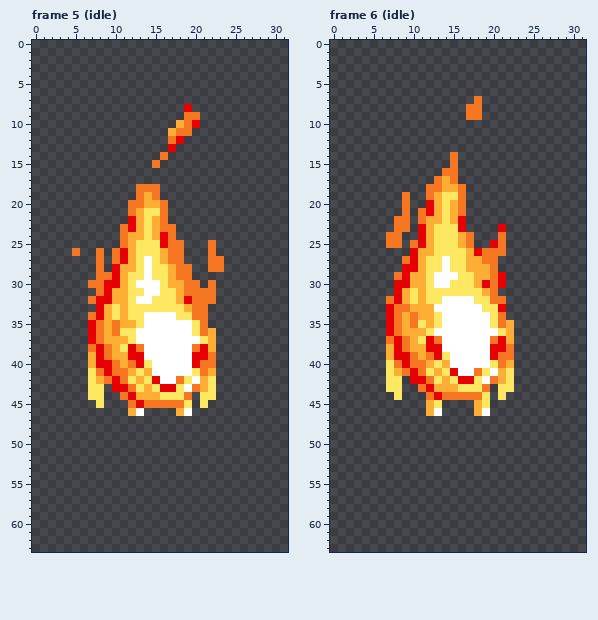
Pixel-art file, stored at assets/enerjim/enerjim-toppart-work-bak.aseprite. Above is the file before it was changed.
32x64 pixels, 18 frames. Shown: frame 5 (idle), frame 6 (idle). The commit also changed other frames, which this record leaves out.
Now the later version:
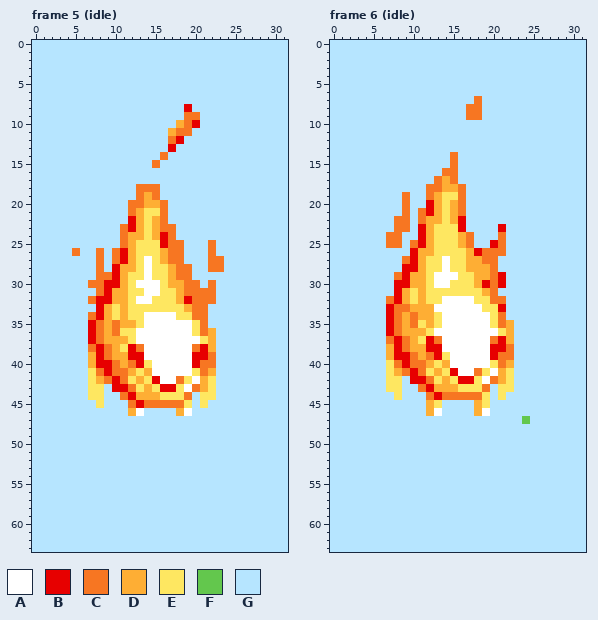
Palette (. is transparent): A #ffffff  B #e70000  C #f77622  D #feae34  E #fee761  F #63c74d  G #b6e5ff
Changes in this commit:
layer "Layer 1" now shown
Changed rows in their new state; - is an unchanged pixel.
Frame 5 (idle), layer "Layer 1":
first column x 0:
 0 GGGGGGGGGGGGGGGGGGGGGGGGGGGGGGGG
 1 GGGGGGGGGGGGGGGGGGGGGGGGGGGGGGGG
 2 GGGGGGGGGGGGGGGGGGGGGGGGGGGGGGGG
 3 GGGGGGGGGGGGGGGGGGGGGGGGGGGGGGGG
 4 GGGGGGGGGGGGGGGGGGGGGGGGGGGGGGGG
 5 GGGGGGGGGGGGGGGGGGGGGGGGGGGGGGGG
 6 GGGGGGGGGGGGGGGGGGGGGGGGGGGGGGGG
 7 GGGGGGGGGGGGGGGGGGGGGGGGGGGGGGGG
 8 GGGGGGGGGGGGGGGGGGG-GGGGGGGGGGGG
 9 GGGGGGGGGGGGGGGGGGG--GGGGGGGGGGG
10 GGGGGGGGGGGGGGGGGG---GGGGGGGGGGG
11 GGGGGGGGGGGGGGGGG---GGGGGGGGGGGG
12 GGGGGGGGGGGGGGGGG--GGGGGGGGGGGGG
13 GGGGGGGGGGGGGGGGG-GGGGGGGGGGGGGG
14 GGGGGGGGGGGGGGGG-GGGGGGGGGGGGGGG
15 GGGGGGGGGGGGGGG-GGGGGGGGGGGGGGGG
16 GGGGGGGGGGGGGGGGGGGGGGGGGGGGGGGG
17 GGGGGGGGGGGGGGGGGGGGGGGGGGGGGGGG
18 GGGGGGGGGGGGG---GGGGGGGGGGGGGGGG
19 GGGGGGGGGGGGG---GGGGGGGGGGGGGGGG
20 GGGGGGGGGGGG-----GGGGGGGGGGGGGGG
21 GGGGGGGGGGGG-----GGGGGGGGGGGGGGG
22 GGGGGGGGGGGG-----GGGGGGGGGGGGGGG
23 GGGGGGGGGGG-------GGGGGGGGGGGGGG
24 GGGGGGGGGGG-------GGGGGGGGGGGGGG
25 GGGGGGGGGGG--------GGG-GGGGGGGGG
26 GGGGG-GG-G---------GGG-GGGGGGGGG
27 GGGGGGGG-G---------GGG--GGGGGGGG
28 GGGGGGGG-G----------GG--GGGGGGGG
29 GGGGGGGG------------GGGGGGGGGGGG
30 GGGGGGG--------------G-GGGGGGGGG
31 GGGGGGGG---------------GGGGGGGGG
32 GGGGGGG----------------GGGGGGGGG
33 GGGGGGGG--------------GGGGGGGGGG
34 GGGGGGG---------------GGGGGGGGGG
35 GGGGGGG---------------GGGGGGGGGG
36 GGGGGGG----------------GGGGGGGGG
37 GGGGGGG----------------GGGGGGGGG
38 GGGGGGG----------------GGGGGGGGG
39 GGGGGGG----------------GGGGGGGGG
40 GGGGGGG----------------GGGGGGGGG
41 GGGGGGG----------------GGGGGGGGG
42 GGGGGGG----------------GGGGGGGGG
43 GGGGGGG--G-------------GGGGGGGGG
44 GGGGGGG--GG---------G--GGGGGGGGG
45 GGGGGGGG-GGG--------G-GGGGGGGGGG
46 GGGGGGGGGGGG--GGGG--GGGGGGGGGGGG
47 GGGGGGGGGGGGGGGGGGGGGGGGGGGGGGGG
48 GGGGGGGGGGGGGGGGGGGGGGGGGGGGGGGG
49 GGGGGGGGGGGGGGGGGGGGGGGGGGGGGGGG
50 GGGGGGGGGGGGGGGGGGGGGGGGGGGGGGGG
51 GGGGGGGGGGGGGGGGGGGGGGGGGGGGGGGG
52 GGGGGGGGGGGGGGGGGGGGGGGGGGGGGGGG
53 GGGGGGGGGGGGGGGGGGGGGGGGGGGGGGGG
54 GGGGGGGGGGGGGGGGGGGGGGGGGGGGGGGG
55 GGGGGGGGGGGGGGGGGGGGGGGGGGGGGGGG
56 GGGGGGGGGGGGGGGGGGGGGGGGGGGGGGGG
57 GGGGGGGGGGGGGGGGGGGGGGGGGGGGGGGG
58 GGGGGGGGGGGGGGGGGGGGGGGGGGGGGGGG
59 GGGGGGGGGGGGGGGGGGGGGGGGGGGGGGGG
60 GGGGGGGGGGGGGGGGGGGGGGGGGGGGGGGG
61 GGGGGGGGGGGGGGGGGGGGGGGGGGGGGGGG
62 GGGGGGGGGGGGGGGGGGGGGGGGGGGGGGGG
63 GGGGGGGGGGGGGGGGGGGGGGGGGGGGGGGG
Frame 6 (idle), layer "Layer 1":
first column x 0:
 0 GGGGGGGGGGGGGGGGGGGGGGGGGGGGGGGG
 1 GGGGGGGGGGGGGGGGGGGGGGGGGGGGGGGG
 2 GGGGGGGGGGGGGGGGGGGGGGGGGGGGGGGG
 3 GGGGGGGGGGGGGGGGGGGGGGGGGGGGGGGG
 4 GGGGGGGGGGGGGGGGGGGGGGGGGGGGGGGG
 5 GGGGGGGGGGGGGGGGGGGGGGGGGGGGGGGG
 6 GGGGGGGGGGGGGGGGGGGGGGGGGGGGGGGG
 7 GGGGGGGGGGGGGGGGGG-GGGGGGGGGGGGG
 8 GGGGGGGGGGGGGGGGG--GGGGGGGGGGGGG
 9 GGGGGGGGGGGGGGGGG--GGGGGGGGGGGGG
10 GGGGGGGGGGGGGGGGGGGGGGGGGGGGGGGG
11 GGGGGGGGGGGGGGGGGGGGGGGGGGGGGGGG
12 GGGGGGGGGGGGGGGGGGGGGGGGGGGGGGGG
13 GGGGGGGGGGGGGGGGGGGGGGGGGGGGGGGG
14 GGGGGGGGGGGGGGG-GGGGGGGGGGGGGGGG
15 GGGGGGGGGGGGGGG-GGGGGGGGGGGGGGGG
16 GGGGGGGGGGGGGG--GGGGGGGGGGGGGGGG
17 GGGGGGGGGGGGG---GGGGGGGGGGGGGGGG
18 GGGGGGGGGGGG-----GGGGGGGGGGGGGGG
19 GGGGGGGGG-GG-----GGGGGGGGGGGGGGG
20 GGGGGGGGG-GG-----GGGGGGGGGGGGGGG
21 GGGGGGGGG-G------GGGGGGGGGGGGGGG
22 GGGGGGGG--G------GGGGGGGGGGGGGGG
23 GGGGGGGG--G------GGGG-GGGGGGGGGG
24 GGGGGGG--GG-------GGG-GGGGGGGGGG
25 GGGGGGG--G--------GG--GGGGGGGGGG
26 GGGGGGGGGG------------GGGGGGGGGG
27 GGGGGGGGG------------GGGGGGGGGGG
28 GGGGGGGGG------------GGGGGGGGGGG
29 GGGGGGGG--------------GGGGGGGGGG
30 GGGGGGGG--------------GGGGGGGGGG
31 GGGGGGGG-------------GGGGGGGGGGG
32 GGGGGGG---------------GGGGGGGGGG
33 GGGGGGG---------------GGGGGGGGGG
34 GGGGGGG---------------GGGGGGGGGG
35 GGGGGGG----------------GGGGGGGGG
36 GGGGGGG----------------GGGGGGGGG
37 GGGGGGG----------------GGGGGGGGG
38 GGGGGGG----------------GGGGGGGGG
39 GGGGGGG----------------GGGGGGGGG
40 GGGGGGG----------------GGGGGGGGG
41 GGGGGGG----------------GGGGGGGGG
42 GGGGGGG--G-------------GGGGGGGGG
43 GGGGGGG--GG---------G--GGGGGGGGG
44 GGGGGGGG-GGG--------G-GGGGGGGGGG
45 GGGGGGGGGGGG--GGGG--GGGGGGGGGGGG
46 GGGGGGGGGGGG--GGGG--GGGGGGGGGGGG
47 GGGGGGGGGGGGGGGGGGGGGGGGFGGGGGGG
48 GGGGGGGGGGGGGGGGGGGGGGGGGGGGGGGG
49 GGGGGGGGGGGGGGGGGGGGGGGGGGGGGGGG
50 GGGGGGGGGGGGGGGGGGGGGGGGGGGGGGGG
51 GGGGGGGGGGGGGGGGGGGGGGGGGGGGGGGG
52 GGGGGGGGGGGGGGGGGGGGGGGGGGGGGGGG
53 GGGGGGGGGGGGGGGGGGGGGGGGGGGGGGGG
54 GGGGGGGGGGGGGGGGGGGGGGGGGGGGGGGG
55 GGGGGGGGGGGGGGGGGGGGGGGGGGGGGGGG
56 GGGGGGGGGGGGGGGGGGGGGGGGGGGGGGGG
57 GGGGGGGGGGGGGGGGGGGGGGGGGGGGGGGG
58 GGGGGGGGGGGGGGGGGGGGGGGGGGGGGGGG
59 GGGGGGGGGGGGGGGGGGGGGGGGGGGGGGGG
60 GGGGGGGGGGGGGGGGGGGGGGGGGGGGGGGG
61 GGGGGGGGGGGGGGGGGGGGGGGGGGGGGGGG
62 GGGGGGGGGGGGGGGGGGGGGGGGGGGGGGGG
63 GGGGGGGGGGGGGGGGGGGGGGGGGGGGGGGG
Changed places in both pictures, as pixel boxes (x1, y1, x2, y2):
added: (32, 40, 288, 552)
added: (330, 40, 586, 552)
